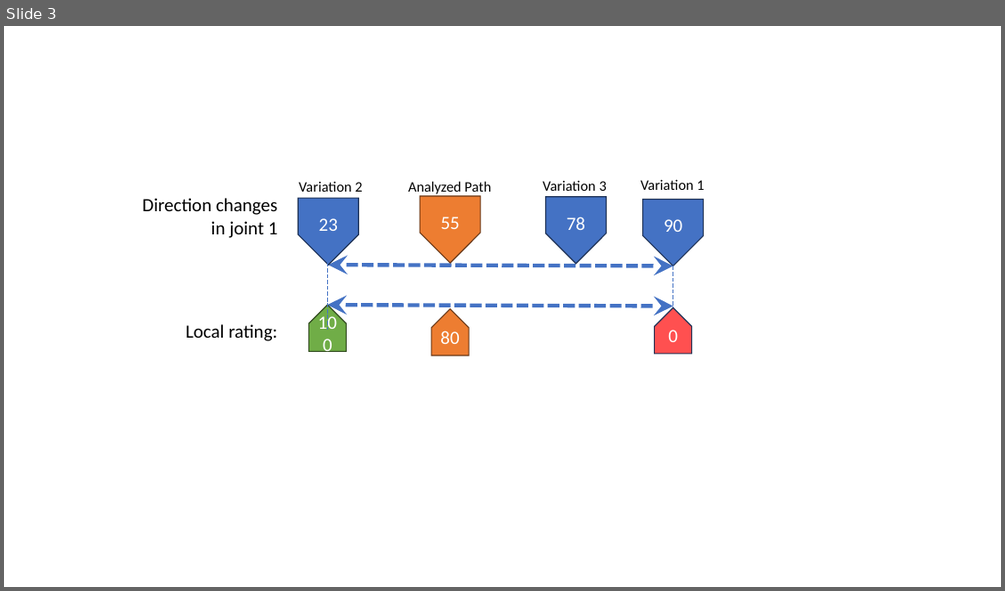
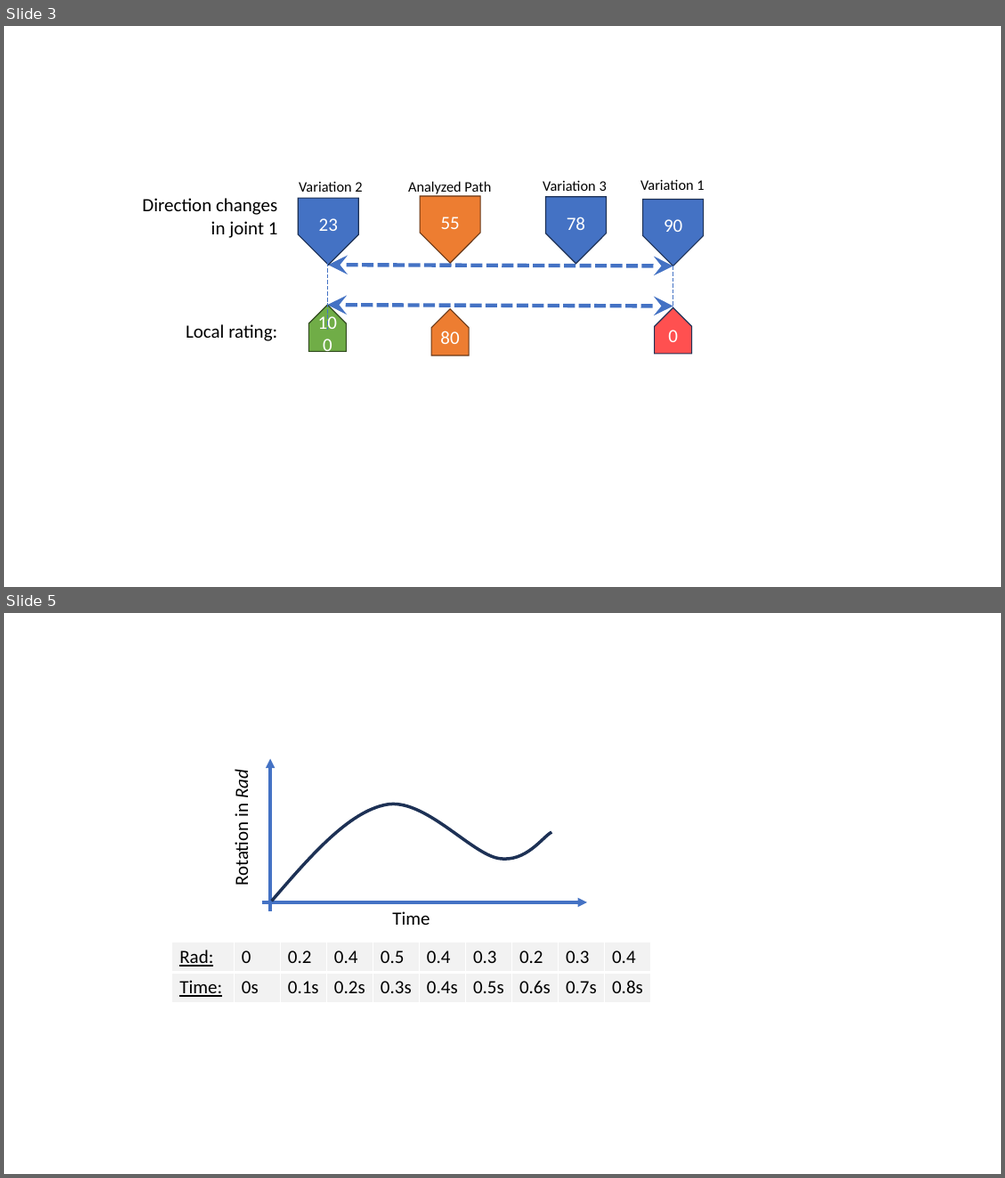
Before and after one commit to JanNalivaika/MASTERS-THESIS, a slide deck: Latex/figures/images.pptx. Shown one above the other, each under a label of ours: slide 3 before the commit, slides 3 and 5 after it; the slides between them are not shown. The pictures are 1005x591 and 1005x1178 pixels, drawn with LibreOffice and Linux fonts; fonts in the diff are those of the drawing. Boxes give left, top, right and bottom in pixels: in the first picture for what was removed or moved away, otherwise in the second. Text is boxed around its words. In the diff, an @@ line names an element or a change of style, - is before the commit and + after.

```diff
--- a/Latex/figures/images.pptx
+++ b/Latex/figures/images.pptx
@@ slide 5 added at bbox=[4, 613, 1001, 1174], background #FFFFFF @@
@@ text added at bbox=[230, 772, 253, 884], 18 pt, text #000000 @@
+Rotation in Rad
@@ arrow added from (270, 911) to (270, 759), #4472C4 3 pt @@
@@ freeform shape added at bbox=[272, 803, 552, 900], outline #1E3256 3 pt @@
@@ arrow added from (262, 902) to (587, 902), #4472C4 3 pt @@
@@ text added at bbox=[392, 911, 429, 925], 18 pt, text #000000 @@
+Time
@@ table added at bbox=[172, 942, 652, 1003], 2 rows, 10 columns @@
+Rad: | 0 | 0.2 | 0.4 | 0.5 | 0.4 | 0.3 | 0.2 | 0.3 | 0.4
+Time: | 0s | 0.1s | 0.2s | 0.3s | 0.4s | 0.5s | 0.6s | 0.7s | 0.8s
```
Also in this commit, not shown: 2 slides changed, 4 other slides added, 17 other files.
